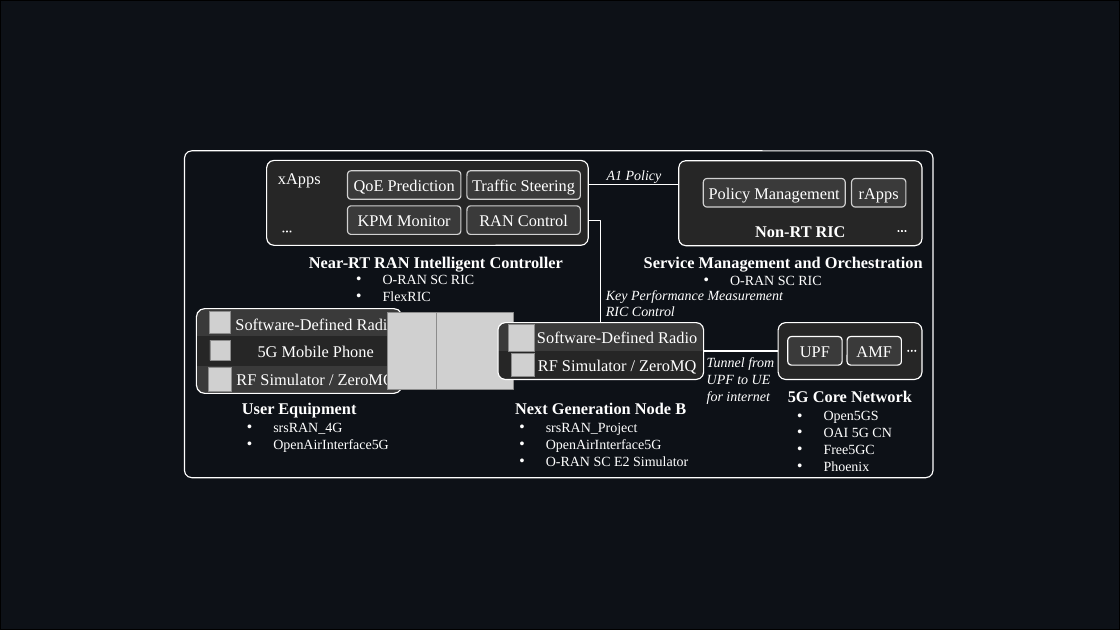
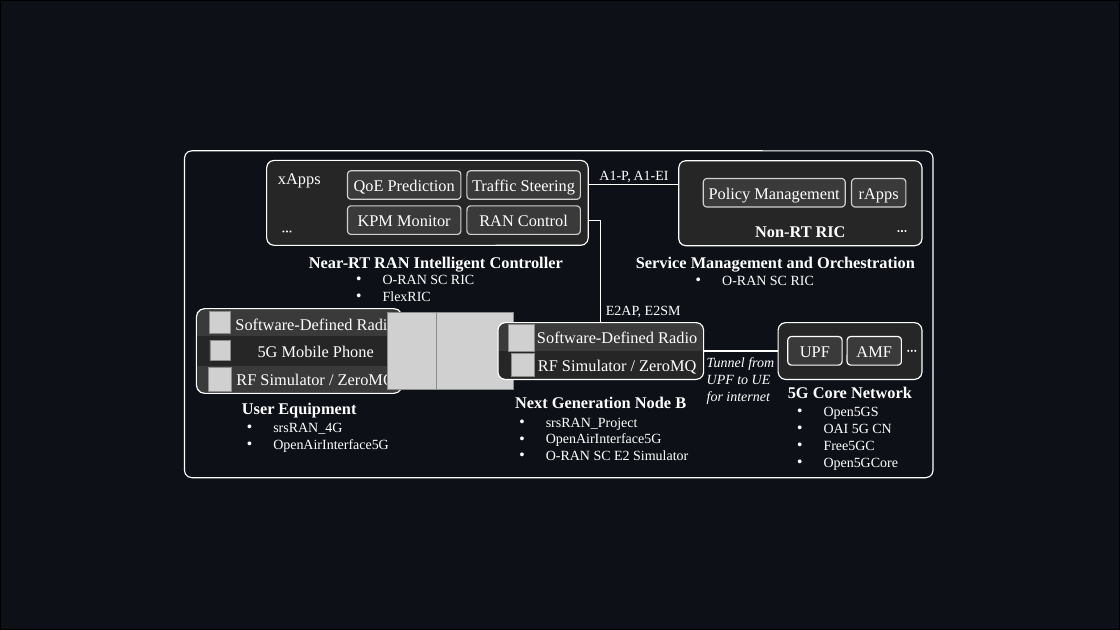
Before and after one commit to usnistgov/O-RAN-Testbed-Automation, a slide deck: slide 2 of RAN_Intelligent_Controllers/research/Diagrams.pptx. Drawn at 1120x630 pixels with LibreOffice and Linux fonts; fonts in the diff are those of the drawing; grey boxes stand for pictures. Boxes give left, top, right and bottom in pixels: in the first picture for what was removed or moved away, otherwise in the second. Text is boxed around its words. In the diff, an @@ line names an element or a change of style, - is before the commit and + after.

```diff
--- a/RAN_Intelligent_Controllers/research/Diagrams.pptx
+++ b/RAN_Intelligent_Controllers/research/Diagrams.pptx
@@ text at [599, 170, 669, 182]: text changed; italic off @@
-A1 Policy
+A1-P, A1-EI
@@ text "Service Management and Orchestration": place and size @@
-text "Service Management and Orchestration" at [644, 256, 923, 272]
+text "Service Management and Orchestration" at [636, 256, 915, 272]
@@ text "O-RAN SC RIC": place and size @@
-text "O-RAN SC RIC" at [730, 275, 821, 285]
+text "O-RAN SC RIC" at [722, 275, 814, 285]
@@ text removed at [606, 290, 784, 316] @@
-Key Performance Measurement
-RIC Control
@@ text added at [606, 305, 681, 317], 12 pt, text #FFFFFF @@
+E2AP, E2SM
@@ 3 texts: place and size @@
-3 texts at [515, 390, 912, 466]
+3 texts at [515, 386, 912, 460]
@@ text at [824, 457, 898, 470]: text changed @@
-• Phoenix
+• Open5GCore
```
Also in this commit, not shown: 3 other slides changed.
